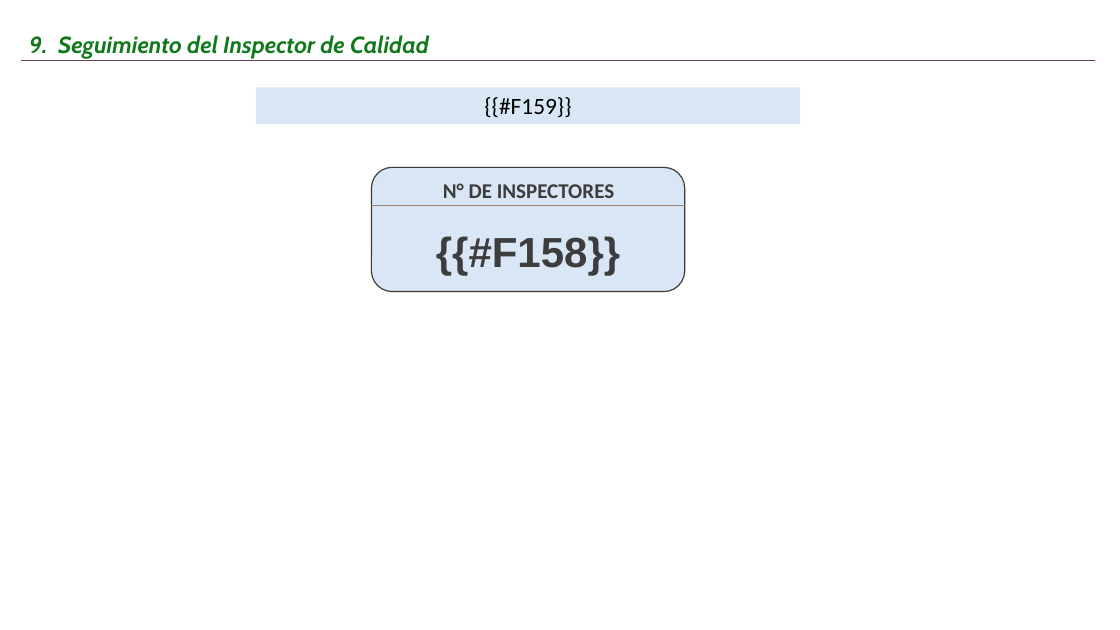
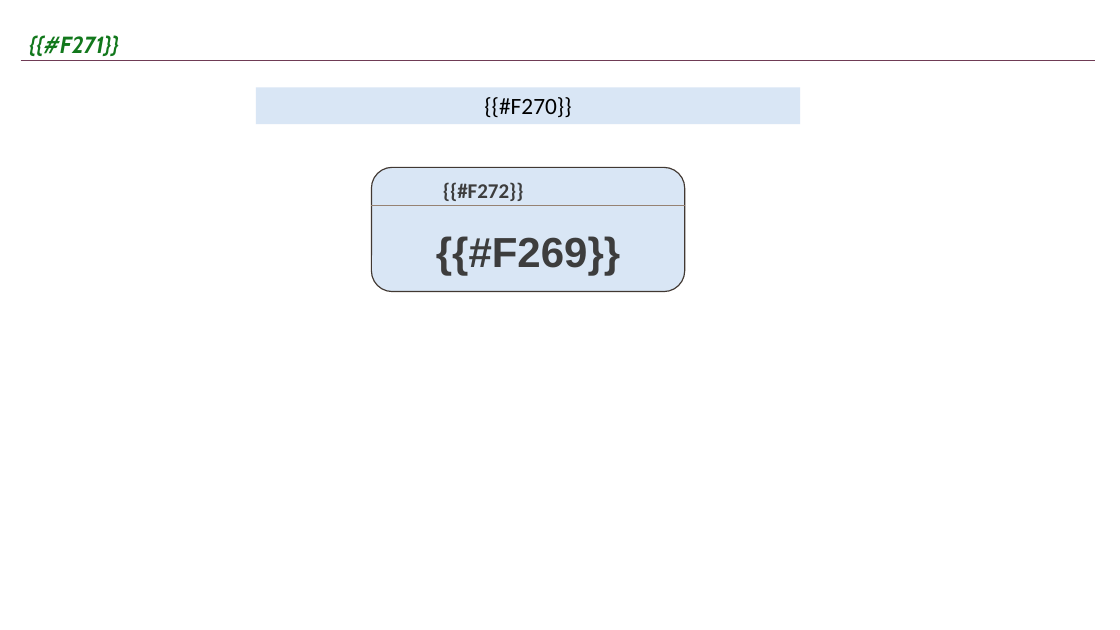
Before and after one commit to JohanCh01/flujo-cosecha, a slide deck: slide 12 of lib/plantilla_reporte.pptx. Drawn at 1120x630 pixels with LibreOffice and Linux fonts; fonts in the diff are those of the drawing; background and template pictures are left out. Boxes give left, top, right and bottom in pixels: in the first picture for what was removed or moved away, otherwise in the second. Text is boxed around its words. In the diff, an @@ line names an element or a change of style, - is before the commit and + after.

```diff
--- a/lib/plantilla_reporte.pptx
+++ b/lib/plantilla_reporte.pptx
@@ text at <box>29,35,119,56</box>: text changed @@
-9. Seguimiento del Inspector de Calidad
+{{#F271}}
@@ text in rectangle at <box>484,97,571,118</box>: text changed @@
-{{#F159}}
+{{#F270}}
@@ text at <box>443,182,524,201</box>: text changed @@
-N° DE INSPECTORES
+{{#F272}}
@@ text at <box>436,236,620,275</box>: text changed @@
-{{#F158}}
+{{#F269}}
```
Also in this commit, not shown: 12 other slides changed, 24 other files.
